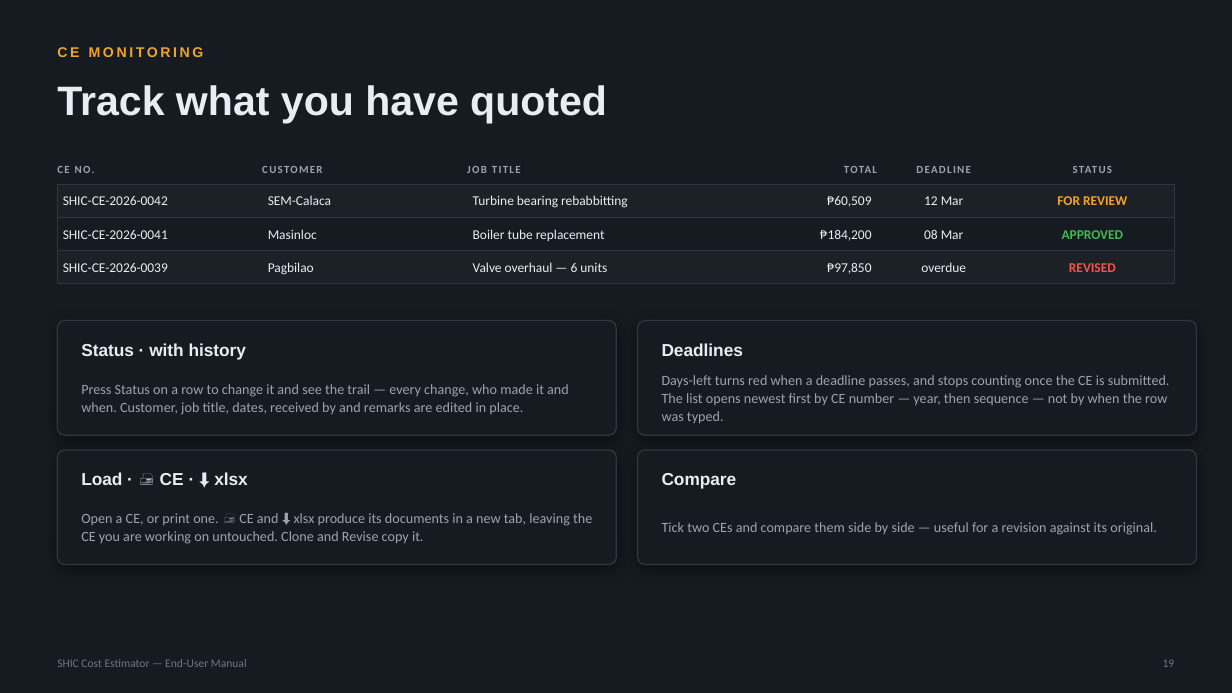
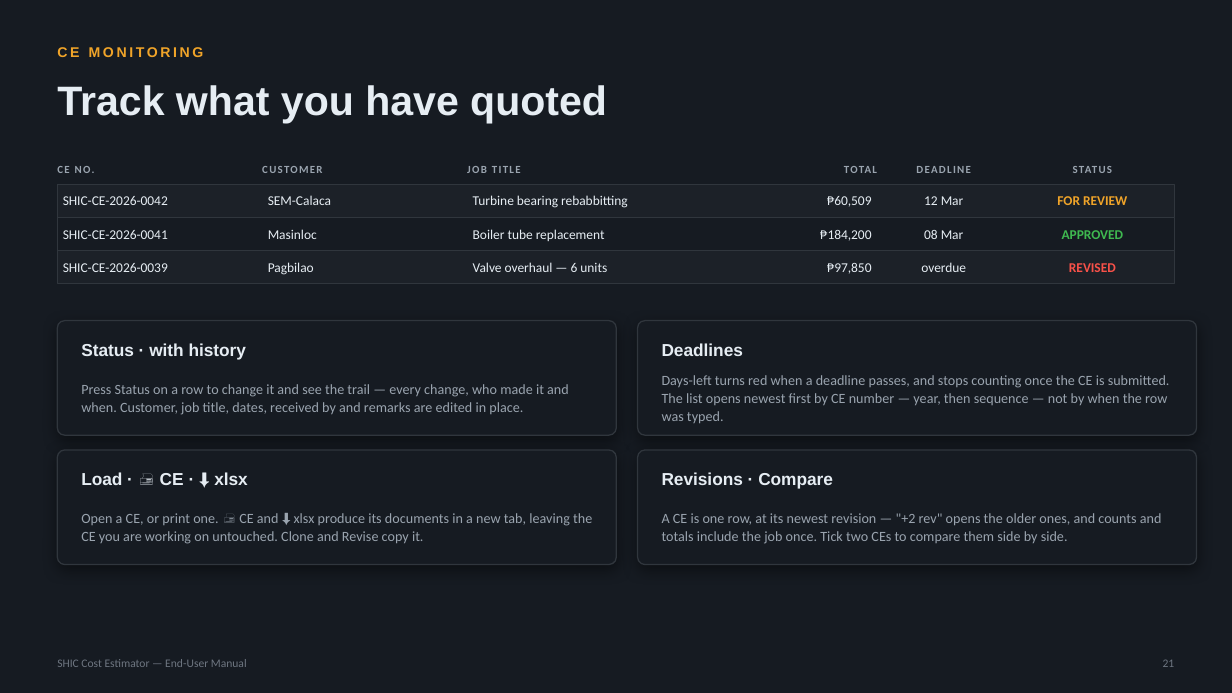
Before and after one commit to SYNERCORE/CostEstimation, a slide deck: slide 21 of docs/SHIC-Cost-Estimator-User-Manual.pptx (slide 19 before the commit). Drawn at 1232x693 pixels with LibreOffice and Linux fonts; fonts in the diff are those of the drawing. Boxes give left, top, right and bottom in pixels: in the first picture for what was removed or moved away, otherwise in the second. Text is boxed around its words. In the diff, an @@ line names an element or a change of style, - is before the commit and + after.

```diff
--- a/docs/SHIC-Cost-Estimator-User-Manual.pptx
+++ b/docs/SHIC-Cost-Estimator-User-Manual.pptx
@@ text at (x1=662, y1=472, x2=833, y2=489): text changed @@
-Compare
+Revisions · Compare
@@ text at (x1=662, y1=513, x2=1162, y2=544): text changed @@
-Tick two CEs and compare them side by side — useful for a revision against its original.
+A CE is one row, at its newest revision — "+2 rev" opens the older ones, and counts and totals include the job once. Tick two CEs to compare them side by side.
@@ text at (x1=1163, y1=659, x2=1175, y2=667): text changed @@
-19
+21
```
Also in this commit, not shown: 16 other slides changed, 2 slides added.
